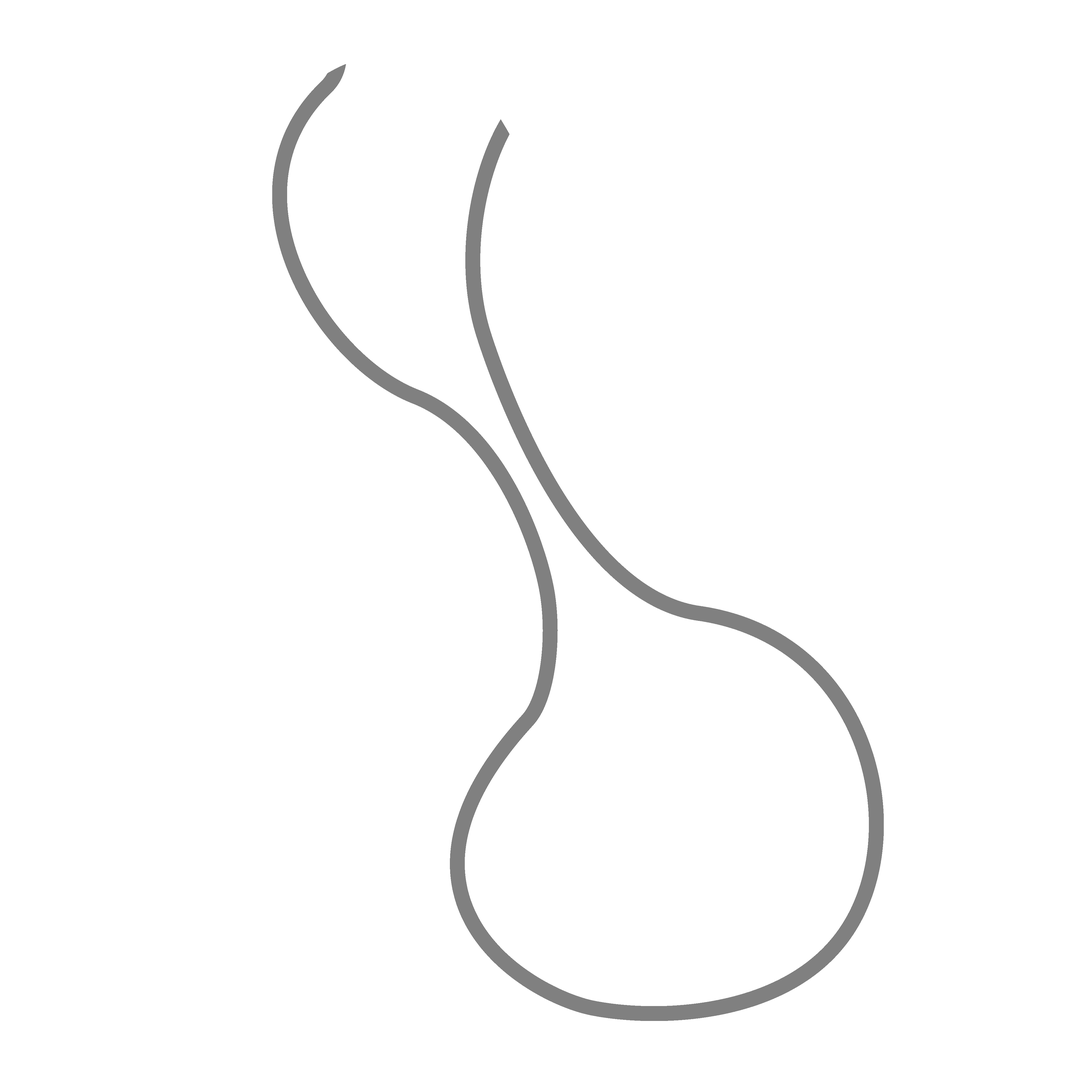
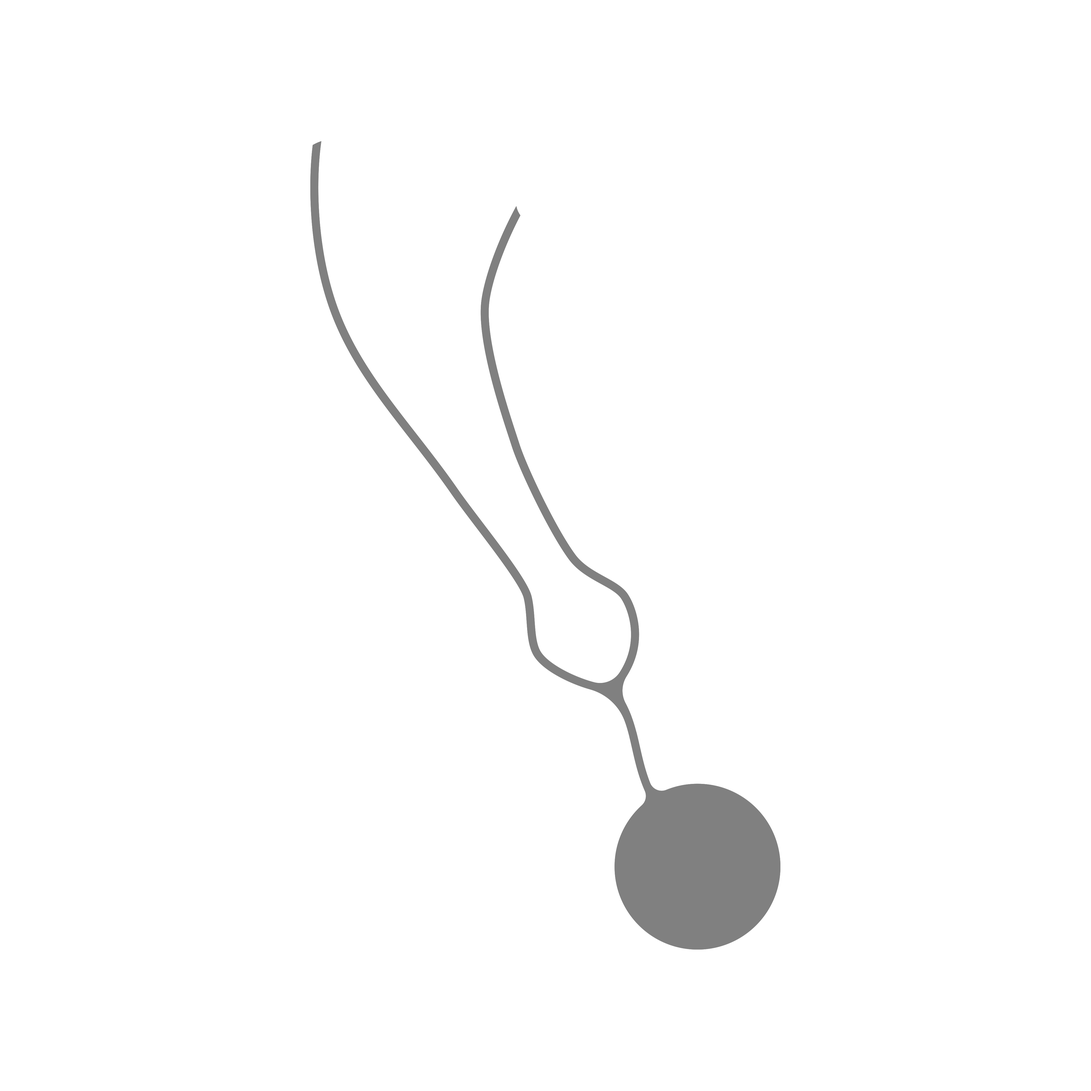
Layer changes from the first 1091 × 1091 image to the second:
painted on "Layer 1" over [272, 64, 885, 1022]
